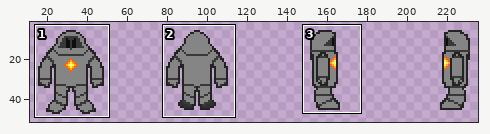
One commit to this sprite sheet: Dawnseeker/src/main/resources/assets/textures/DawnseekerPCV2.png. The first picture is a wide view before the edit; the outline marks the close-up.
Close-up. Earlier state:
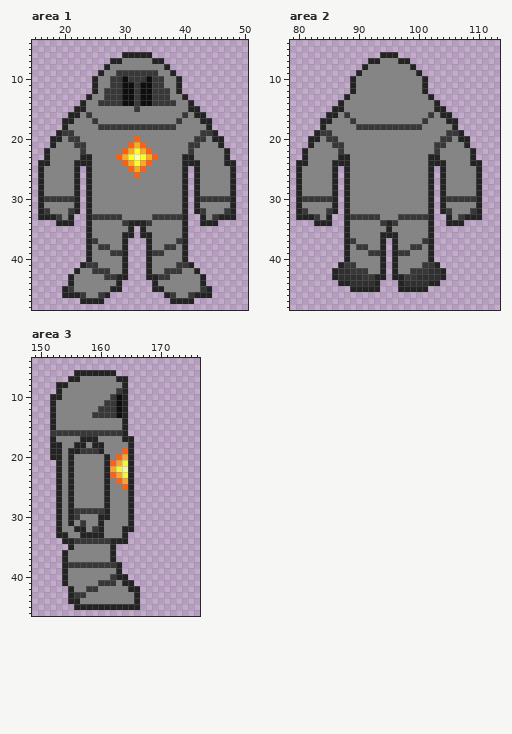
The file is 256x256 pixels. Colours within 5 levels of each other are drawn and written as one. Shown: area 1: x 15..50, y 4..48; area 2: x 79..113, y 4..48; area 3: x 149..176, y 4..46. The wide view leaves out empty margins. The commit also changed other parts of the picture, which this record leaves out.
The result:
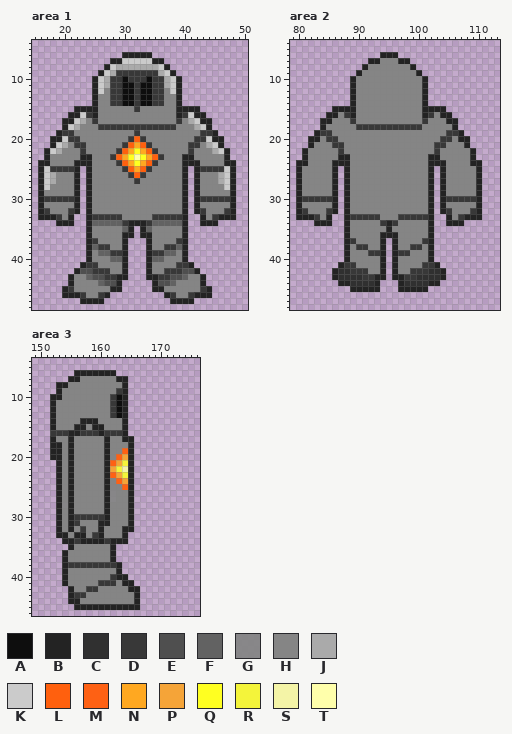
Palette (. is transparent): A #0e0e0e  B #232323  C #303030  D #383838  E #4f4f4f  F #626262  G #858585f2  H #858585  J #aaaaaa  K #cbcbcb  L #ff600e  M #fe6114  N #ffa821  P #f5a438  Q #ffff21  R #f4f43a  S #f4f4a7  T #ffffab
Changes in this commit:
Area 1:
Colour H gives way to colour B in rows 13 to 14 at x 25 and 39; in row 15 at x 24 to 25 and 39 to 40; in row 16 at x 25 and 39.
Colour H gives way to colour D in row 19 at x 32; in row 20 at x 31 and 33; in row 21 at x 30 and 34; in row 22 at x 29 and 35; in row 23 at x 28 and 36; in row 24 at x 29 and 35.
Colour H gives way to colour D in row 25 at x 18 to 21, 30, 34 and 43 to 46; in row 26 at x 31 and 33; in row 27 at x 32.
Colour H gives way to colour E in row 42 at x 23 to 24 and 40 to 41; in row 43 at x 25 to 26 and 38 to 39; in row 44 at x 27 to 28 and 36 to 37.
Colour H gives way to colour F in row 34 at x 25 to 29 and 35 to 39; in row 35 at x 30 and 34; in row 38 at x 25 and 39; in row 39 at x 26 to 27 and 37 to 38; in row 40 at x 28 to 29 and 35 to 36; in row 43 at x 24 and 40.
Colour H gives way to colour F in row 44 at x 26 and 38.
Colour D gives way to colour H in rows 12 to 13 at x 27 and 37; in row 14 at x 26 to 27 and 37 to 38.
Colour H gives way to colour J in row 8 at x 29 to 35; in row 9 at x 28 and 36; in rows 10 to 11 at x 27 and 37; in row 17 at x 23 and 41; in row 18 at x 22 and 42; in row 21 at x 20 and 44.
Colour H gives way to colour J in row 22 at x 19 and 45; in rows 26 to 27 at x 18 and 46.
Colour H gives way to colour K in row 7 at x 30 to 34; in row 8 at x 28 and 36; in row 9 at x 27 and 37; in rows 10 to 12 at x 26 and 38; in row 16 at x 23 and 41; in row 17 at x 22 and 42.
Colour H gives way to colour K in row 18 at x 21 and 43; in row 20 at x 20 and 44; in row 21 at x 19 and 45; in row 22 at x 18 and 46; in rows 25 to 28 at x 17 and 47.
Colour B is gone in row 13 at x 24 and 40; in row 14 at x 23 and 41.
Colour H is gone in row 14 at x 24 and 40.
Area 2:
Colour H gives way to colour B in rows 13 to 14 at x 89 and 101; in row 15 at x 88 to 89 and 101 to 102; in row 16 at x 89 and 101.
Colour B is gone in row 13 at x 88 and 102; in row 14 at x 87 and 103.
Colour H is gone in row 14 at x 88 and 102.
Area 3:
Colour D gives way to colour B in row 16 at x 155 to 156 and 160; in row 34 at x 157 to 160.
Colour H gives way to colour B in row 14 at x 157 to 159; in row 15 at x 156 to 157 and 159 to 160; in rows 17 to 18 at x 155 and 161; in row 19 at x 161; in row 31 at x 161; in row 32 at x 155.
Colour H gives way to colour B in row 33 at x 156.
Colour B gives way to colour D in row 30 at x 160; in row 32 at x 157; in row 33 at x 159.
Colour H gives way to colour D in row 30 at x 157 to 159; in row 31 at x 156.
Colour H gives way to colour G in rows 26 to 27 at x 162; in row 28 at x 154.
Colour B gives way to colour H in row 17 at x 157 to 159; in row 18 at x 156 to 157 and 159 to 160; in row 19 at x 156 and 160; in row 32 at x 156; in row 33 at x 158.
Colour D gives way to colour H in row 11 at x 161; in row 12 at x 160 to 161; in row 13 at x 159 to 161; in row 19 at x 157 to 159; in row 29 at x 156 to 160; in row 31 at x 157.
Colour D gives way to colour H in row 32 at x 159.
Pixel boxes of the changes (left, top, right, bottom) in both close-ups:
changed: (44, 58, 230, 190)
changed: (80, 220, 194, 286)
changed: (338, 94, 356, 118)
changed: (422, 94, 440, 118)
changed: (68, 400, 110, 454)
changed: (62, 490, 116, 544)
